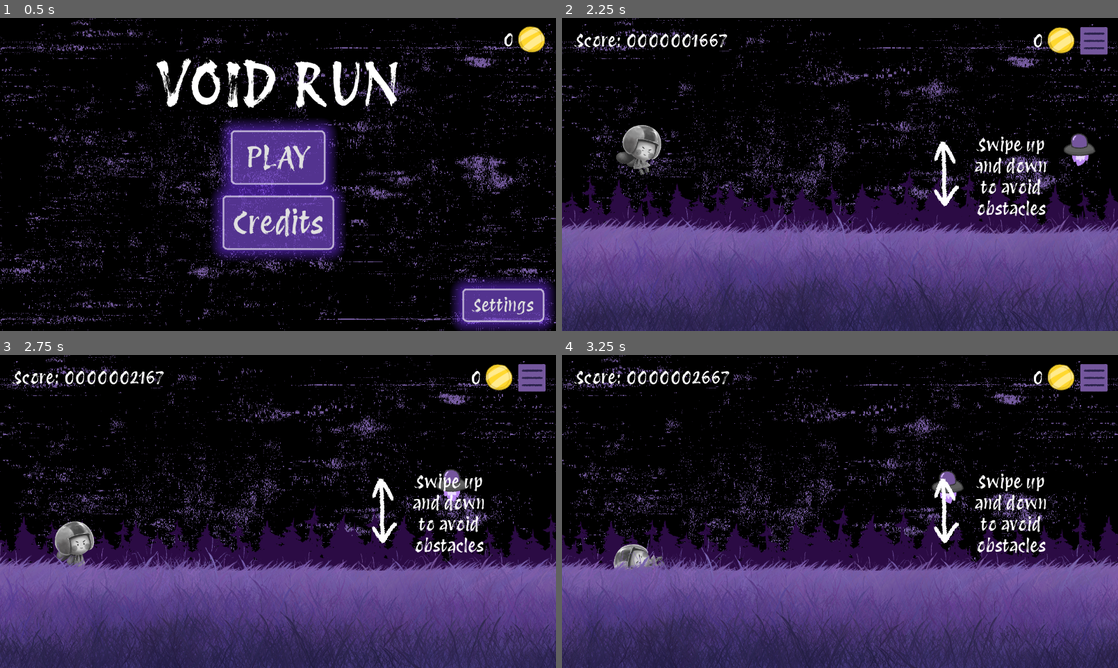
Above: before the commit, frames 1-4 (two rows, left to right).
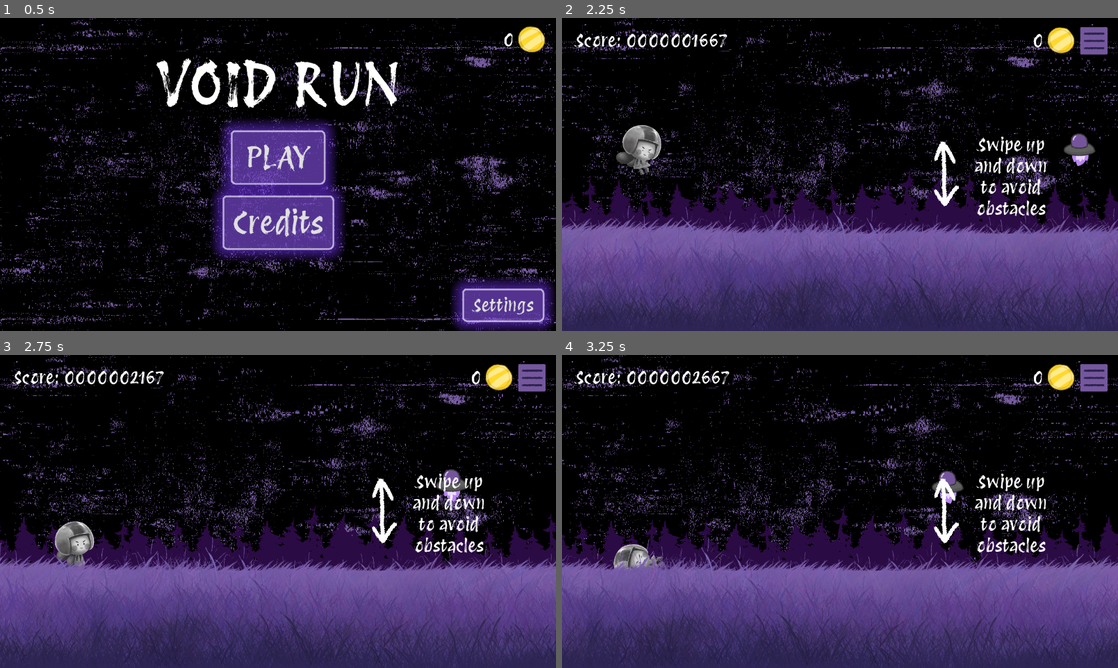
Above: after the commit, the same moments.

Repository: KeyraWebb/mobile-game-small-2025
Game: Godot game, scene res://Scenes/main_menu.tscn
Same seed, same stepped clock (60 frames per second), same inputs: the game is played once before the commit and once after it. The engine's default icon, where the game draws it, is replaced by a stand-in: a white triangle on a blue panel in a dark square.
Inputs (mouse positions are in pixels of both pictures, inside the frame that each line leads up to):
- Up to frame 1 (0.5 s): no input
- Up to frame 2 (2.25 s): click "PLAY" at 0.5 s; move the mouse to (962, 158) at 1.27 s; press the mouse at (962, 158) at 1.28 s; hold W (Up) from 1.28 s (still down); move the mouse to (728, 190) at 2.02 s; release the mouse at (728, 190) at 2.03 s; click (728, 190) at 2.1 s
- Up to frame 3 (2.75 s): keep holding W (Up)
- Up to frame 4 (3.25 s): move the mouse to (895, 442) at 2.77 s; release W (Up) at 2.78 s; press the mouse at (895, 442) at 2.78 s; hold S (Down) from 2.78 s (still down)

Frame 1 is identical in both runs. In frame 2, less than 0.1% of the frame differs, in the area x 0-100%, y 93-100%; in frame 3, less than 0.1%, in the area x 0-99%, y 93-100%; in frame 4, less than 0.1%.

Commit message:
feat(game): add assets for life and foregorund

Diff:
--- a/infinite-runner/Scenes/Objects/life_counter.tscn
+++ b/infinite-runner/Scenes/Objects/life_counter.tscn
@@ -1,7 +1,6 @@
 [gd_scene load_steps=2 format=3 uid="uid://b0u7s1a0tx66e"]
 
-[ext_resource type="Texture2D" uid="uid://di76lu3eh2sl1" path="res://icon.svg" id="1_0r70c"]
+[ext_resource type="Texture2D" uid="uid://bdhpsayrj35gh" path="res://Assets/Images/life icon.png" id="1_0r70c"]
 
 [node name="LifeCounter" type="TextureRect"]
 texture = ExtResource("1_0r70c")
-expand_mode = 3
--- a/infinite-runner/Scenes/game.tscn
+++ b/infinite-runner/Scenes/game.tscn
@@ -1,10 +1,11 @@
-[gd_scene load_steps=24 format=3 uid="uid://b6p0ch7meljjh"]
+[gd_scene load_steps=25 format=3 uid="uid://b6p0ch7meljjh"]
 
 [ext_resource type="Script" uid="uid://bnfaugfm3ko2u" path="res://Scripts/gameManager.gd" id="1_1phco"]
 [ext_resource type="Texture2D" uid="uid://ds4wisurrs1ul" path="res://Assets/Images/Glitchvoid BG.png" id="1_6t2ij"]
 [ext_resource type="PackedScene" uid="uid://bsdpfv0ogayj8" path="res://Scenes/Objects/player.tscn" id="1_qt0gu"]
 [ext_resource type="Texture2D" uid="uid://ewaavyv5v1nx" path="res://Assets/Images/Tree midground.png" id="2_14ffb"]
 [ext_resource type="Texture2D" uid="uid://cv0sk34i3ld3d" path="res://Assets/Images/VoidGrass.png" id="3_6yeml"]
+[ext_resource type="Texture2D" uid="uid://dqoeh22uthjjt" path="res://Assets/Images/super foreground.png" id="5_7t8sx"]
 [ext_resource type="Script" uid="uid://b3v78s50qmsuh" path="res://Scripts/obstacle_spawner.gd" id="5_gvbm6"]
 [ext_resource type="Texture2D" uid="uid://w84giaaydbxi" path="res://Assets/Images/Menu button.png" id="5_o4kq2"]
 [ext_resource type="Texture2D" uid="uid://cj5p5jkfx4q42" path="res://Assets/Images/Menu button pressed.png" id="6_o46jq"]
@@ -58,6 +59,16 @@
 texture = ExtResource("3_6yeml")
 centered = false
 
+[node name="superforeground" type="Parallax2D" parent="Parallax2D"]
+repeat_size = Vector2(1280, 0)
+repeat_times = 3
+
+[node name="Sprite2D" type="Sprite2D" parent="Parallax2D/superforeground"]
+z_index = 100
+texture = ExtResource("5_7t8sx")
+centered = false
+offset = Vector2(0, 125)
+
 [node name="Player" parent="." instance=ExtResource("1_qt0gu")]
 position = Vector2(112, 436.934)
 JUMP_VELOCITY = -600.0
--- a/infinite-runner/Scenes/life_container.gd
+++ b/infinite-runner/Scenes/life_container.gd
@@ -1,17 +1,18 @@
 extends HBoxContainer
 
 var lifeCounter = load("res://Scenes/Objects/life_counter.tscn")
-var lives = Global.Lives
 var currLives
 var lifeCounterList
 
 @onready var gameOver = $"../../Game Over"
 
 func _ready() -> void:
-	currLives = lives
-	for life in range(lives - 1):
+	currLives = Global.Lives
+	print(currLives)
+	for life in range(currLives):
 		var newLife = lifeCounter.instantiate()
 		self.add_child(newLife)
+		print(newLife)
 
 	lifeCounterList = get_children()
 
Binary file added: infinite-runner/Assets/Images/life icon.png
Not shown, added: infinite-runner/Assets/Images/life icon.png.import
Binary file added: infinite-runner/Assets/Images/super foreground.png
Not shown, added: infinite-runner/Assets/Images/super foreground.png.import
